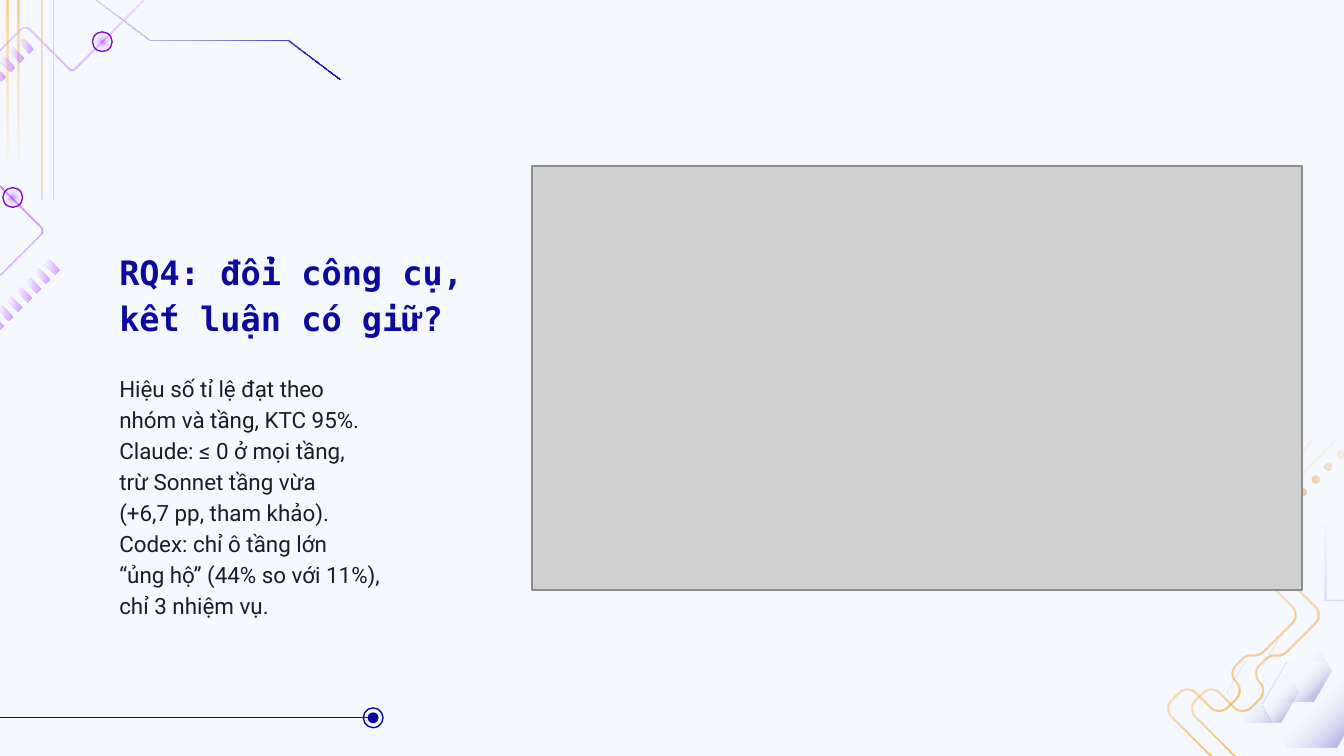
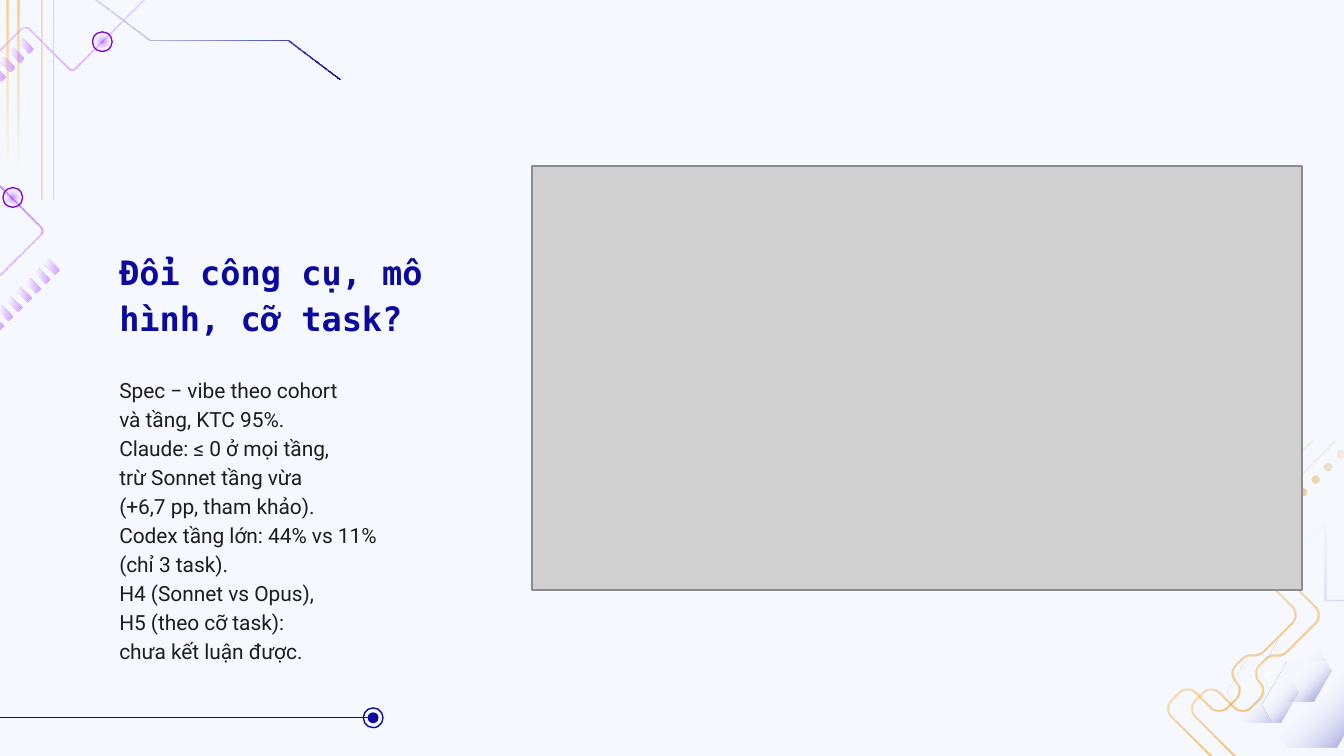
Before and after one commit to doanan293/vipharmind-ai-sdlc-study, a slide deck: slide 11 of docs/presentation/vipharmind-slides.pptx (slide 13 before the commit). Drawn at 1344x756 pixels with LibreOffice and Linux fonts; fonts in the diff are those of the drawing; grey boxes stand for pictures; background and template pictures are left out. Boxes give left, top, right and bottom in pixels: in the first picture for what was removed or moved away, otherwise in the second. Text is boxed around its words. In the diff, an @@ line names an element or a change of style, - is before the commit and + after.

```diff
--- a/docs/presentation/vipharmind-slides.pptx
+++ b/docs/presentation/vipharmind-slides.pptx
@@ text at [119, 258, 422, 336]: text changed @@
-RQ4: đổi công cụ,
-kết luận có giữ?
+Đổi công cụ, mô
+hình, cỡ task?
@@ text at [119, 382, 377, 663]: text changed; size 12 to 11.2 pt @@
-Hiệu số tỉ lệ đạt theo
-nhóm và tầng, KTC 95%.
-Claude: ≤ 0 ở mọi tầng,
-trừ Sonnet tầng vừa
-(+6,7 pp, tham khảo).
-Codex: chỉ ô tầng lớn
-“ủng hộ” (44% so với 11%),
-chỉ 3 nhiệm vụ.
+Spec − vibe theo cohort
+và tầng, KTC 95%.
+Claude: ≤ 0 ở mọi tầng,
+trừ Sonnet tầng vừa
+(+6,7 pp, tham khảo).
+Codex tầng lớn: 44% vs 11%
+(chỉ 3 task).
+H4 (Sonnet vs Opus),
+H5 (theo cỡ task):
+chưa kết luận được.
```
Also in this commit, not shown: 7 other slides changed, 4 slides added, 3 slides removed, 3 other files.
